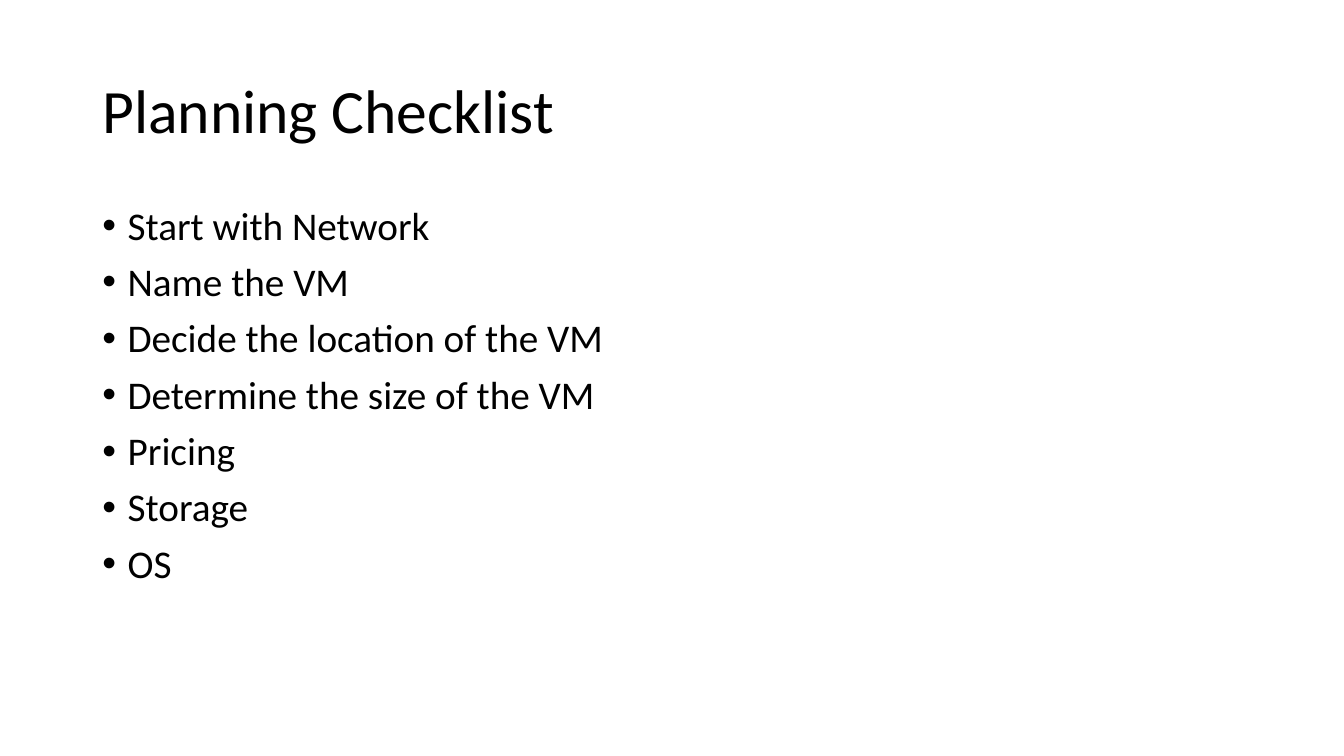
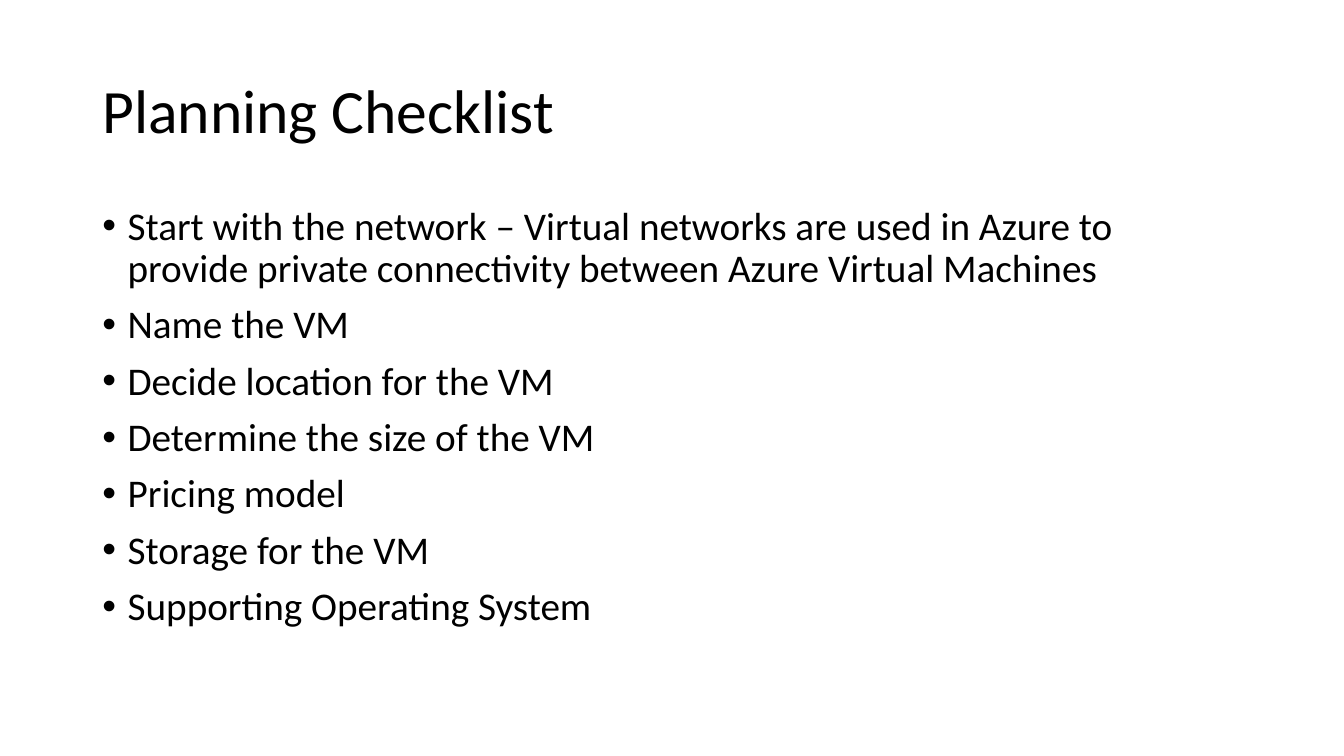
Before and after one commit to ayushrathi15/9July-AZ104, a slide deck: slide 4 of Azure Virtual Machines.pptx. Drawn at 1344x756 pixels with LibreOffice and Linux fonts; fonts in the diff are those of the drawing. Boxes give left, top, right and bottom in pixels: in the first picture for what was removed or moved away, otherwise in the second. Text is boxed around its words. In the diff, an @@ line names an element or a change of style, - is before the commit and + after.

```diff
--- a/Azure Virtual Machines.pptx
+++ b/Azure Virtual Machines.pptx
@@ text at [128,212,1112,289]: text changed @@
-• Start with Network
+• Start with the network – Virtual networks are used in Azure to provide private connectivity between Azure Virtual Machines
@@ text at [128,367,554,396]: text changed @@
-• Decide the location of the VM
+• Decide location for the VM
@@ text at [128,479,591,627]: text changed @@
-• Pricing
-• Storage
-• OS
+• Pricing model
+• Storage for the VM
+• Supporting Operating System
```
Also in this commit, not shown: 13 other slides changed, 9 slides added, 1 slide removed.
